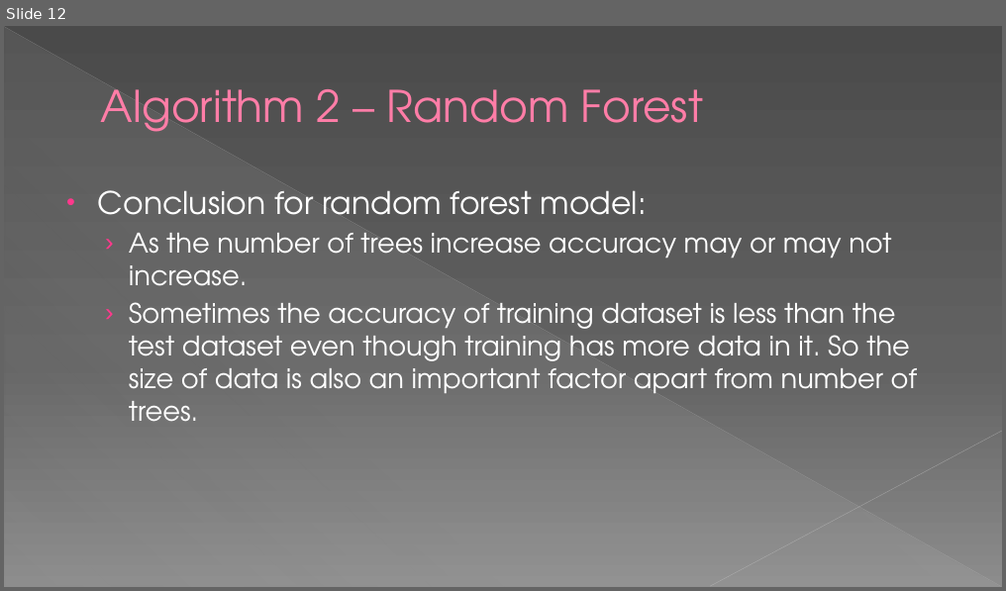
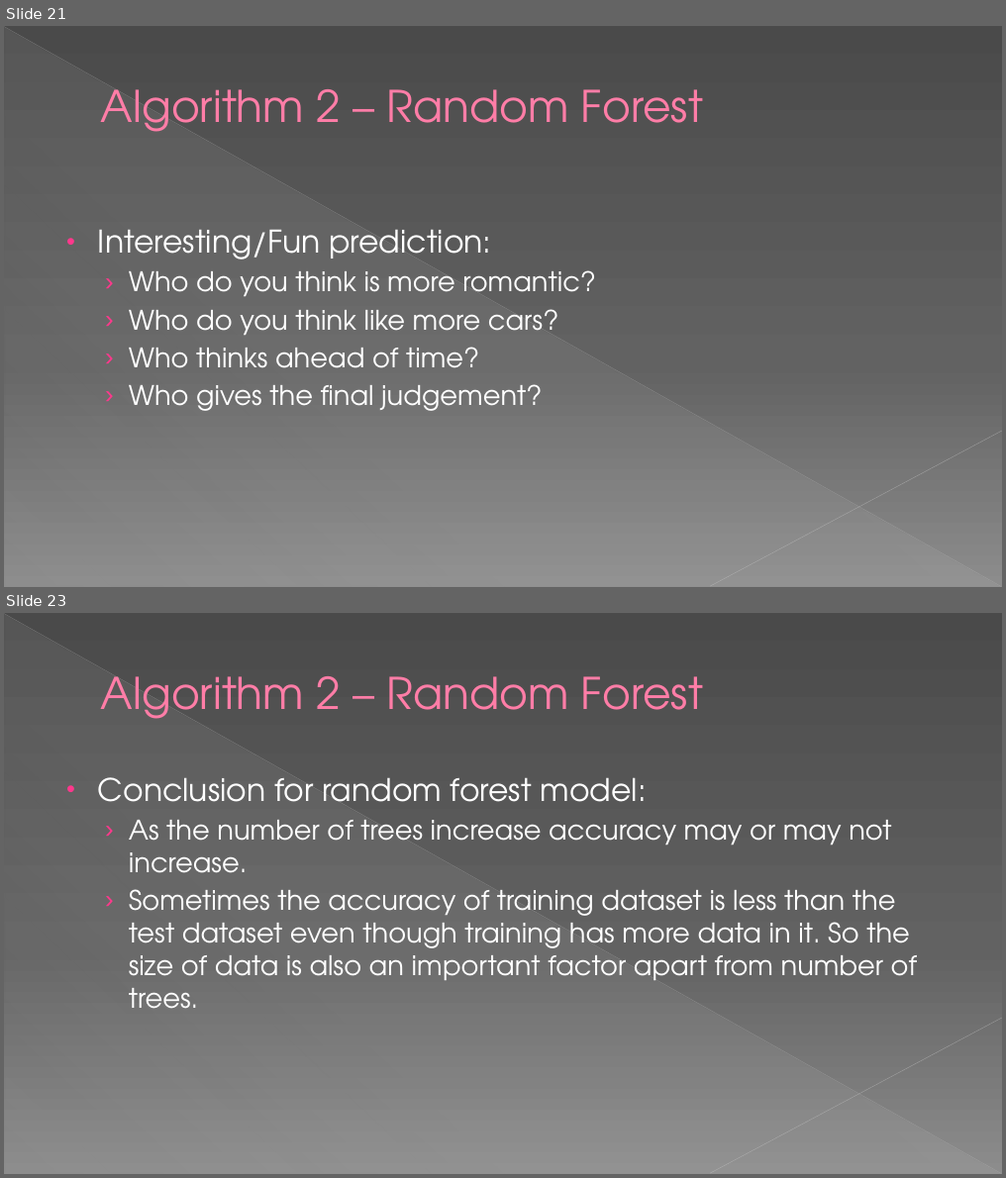
Before and after one commit to dhavalaM/CS513-Project, a slide deck: Presentation_YPS.pptx. Shown one above the other, each under a label of ours: slide 12 before the commit, slides 21 and 23 after it; the slides between them are not shown. The pictures are 1006x591 and 1006x1178 pixels, drawn with LibreOffice and Linux fonts; fonts in the diff are those of the drawing. Boxes give left, top, right and bottom in pixels: in the first picture for what was removed or moved away, otherwise in the second. Text is boxed around its words. In the diff, an @@ line names an element or a change of style, - is before the commit and + after.

```diff
--- a/Presentation_YPS.pptx
+++ b/Presentation_YPS.pptx
@@ slide 21 added at box(4, 26, 1002, 587), background gradient #4A4A4A to #626262 to #8C8C8C; not listed: 3 template elements that a slide beside it also shows @@
@@ title added at box(101, 89, 703, 132), 42 pt, text #FF7DA7 @@
+Algorithm 2 – Random Forest
@@ text added at box(98, 229, 596, 411), 26 pt, text #FFFFFF @@
+• Interesting/Fun prediction:
+  › Who do you think is more romantic?
+  › Who do you think like more cars?
+  › Who thinks ahead of time?
+  › Who gives the final judgement?
@@ what was slide 12 is now slide 23 @@
```
Also in this commit, not shown: 5 slides changed, 10 other slides added.
